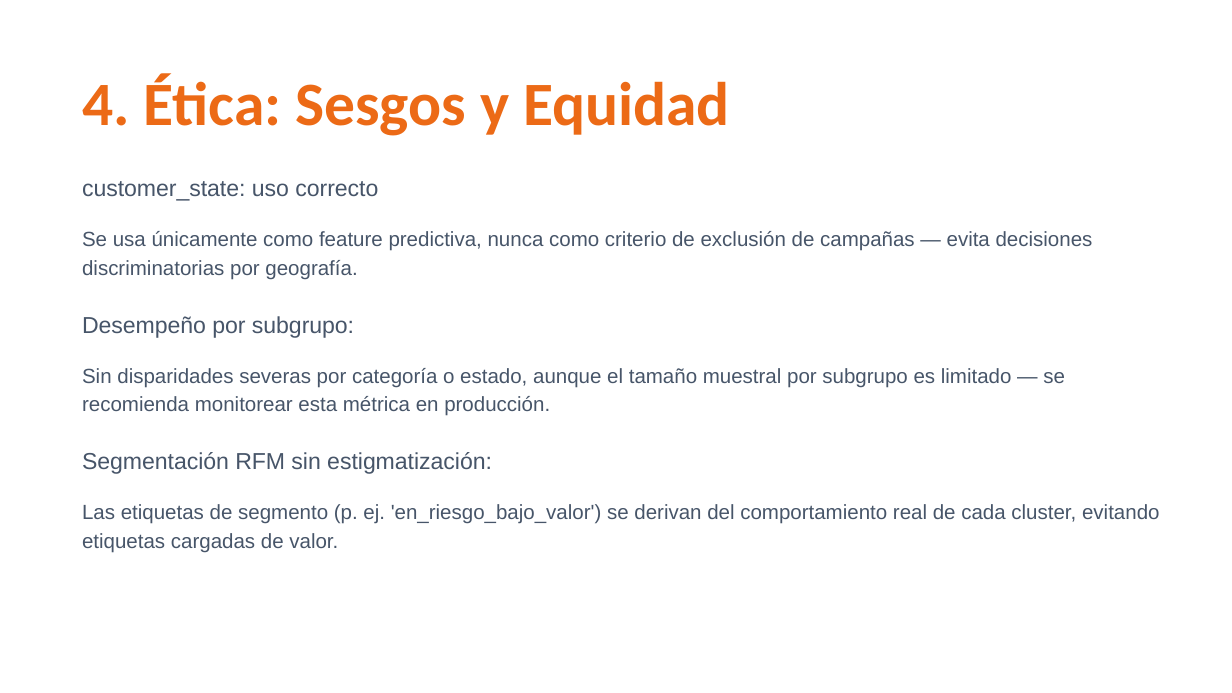
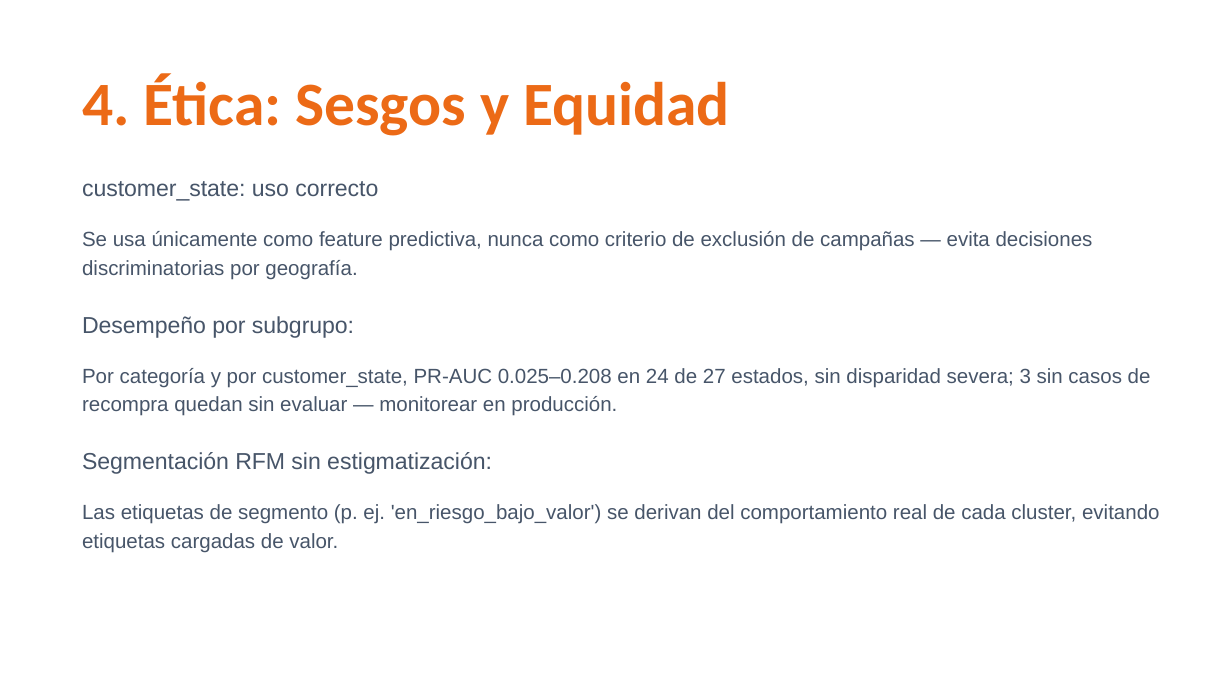
Before and after one commit to alexanderbaidal/ucg-olist-repeat-purchase-prediction, a slide deck: slide 19 of docs/Defensa_ShopMart_Olist.pptx. Drawn at 1232x693 pixels with LibreOffice and Linux fonts; fonts in the diff are those of the drawing; background and template pictures are left out. Boxes give left, top, right and bottom in pixels: in the first picture for what was removed or moved away, otherwise in the second. Text is boxed around its words. In the diff, an @@ line names an element or a change of style, - is before the commit and + after.

```diff
--- a/docs/Defensa_ShopMart_Olist.pptx
+++ b/docs/Defensa_ShopMart_Olist.pptx
@@ text at (82,368,1151,416): text changed @@
-Sin disparidades severas por categoría o estado, aunque el tamaño muestral por subgrupo es limitado — se recomienda monitorear esta métrica en producción.
+Por categoría y por customer_state, PR-AUC 0.025–0.208 en 24 de 27 estados, sin disparidad severa; 3 sin casos de recompra quedan sin evaluar — monitorear en producción.
```
Also in this commit, not shown: 2 other slides changed, 14 other files.
